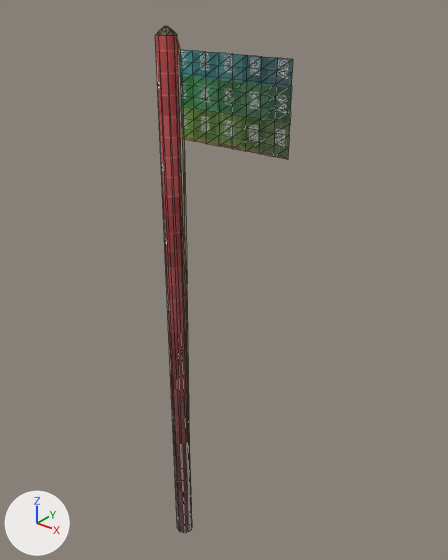
The glTF model public/models/BaseCamp/flag_1953.glb: old version first, new version second.
Both versions are drawn from a 50 mm lens placed at (3.13, -3.26, 4.92), pointed at (0.36, 0.2, 2.77). Lighting does not change. The marker at lower left points along +X, +Y and +Z. Mesh edges are drawn as thin lines. Vertices at the same position are counted once.

In view in the first picture: 'STAKE'.
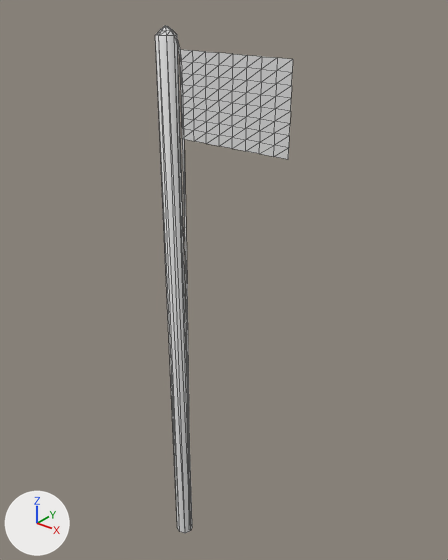
Pixel boxes [x1, y1, x2, y2] of what changed, in the pictures (448 x 560 px):
part 1 of me_cylinder_001, recoloured (brown to grey)
    both: [155, 26, 192, 533]
part 2 of me_cylinder_001, recoloured
    both: [180, 49, 293, 159]

The edits, one by one:
me_cylinder_001 has 137 vertices, 208 faces and spans x -0.07..1.03, y -0.06..0.09, z 0.0..4.64.
me_cylinder_001 is used by ob_stake; location (0.0, 0.0, 0.0).
me_cylinder_001 part 1: all 80 faces that had it switch from mat_preview_008 (picture img_grid) to no material.
me_cylinder_001 part 2: all 128 faces that had it switch from mat_preview_009 (picture img_grid) to no material.
